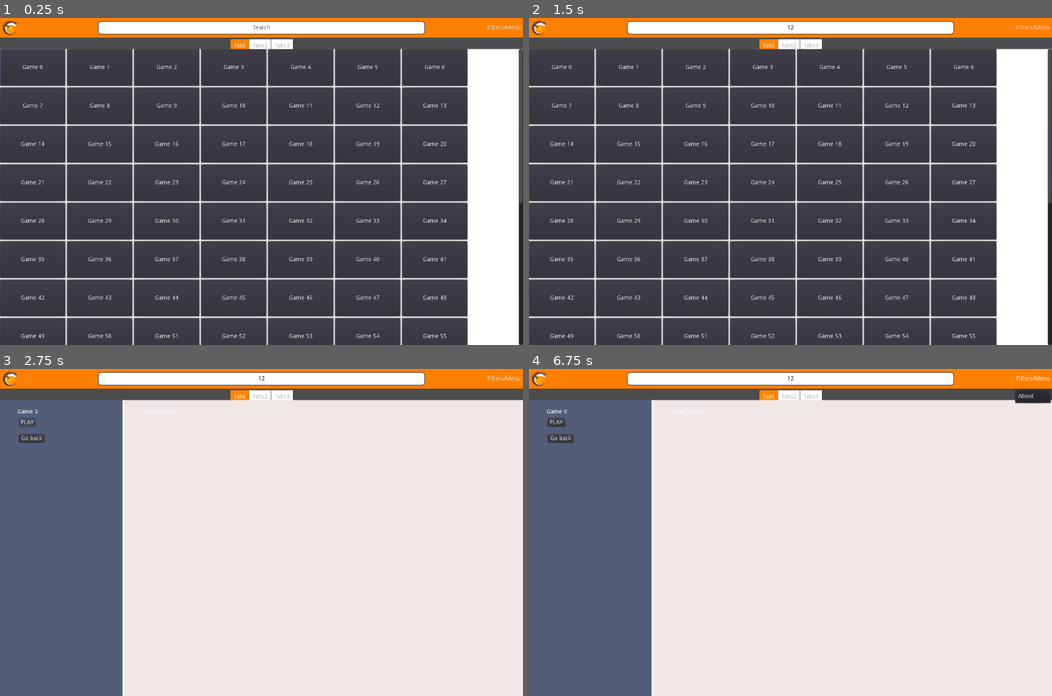
Above: before the commit, frames 1-4 (two rows, left to right).
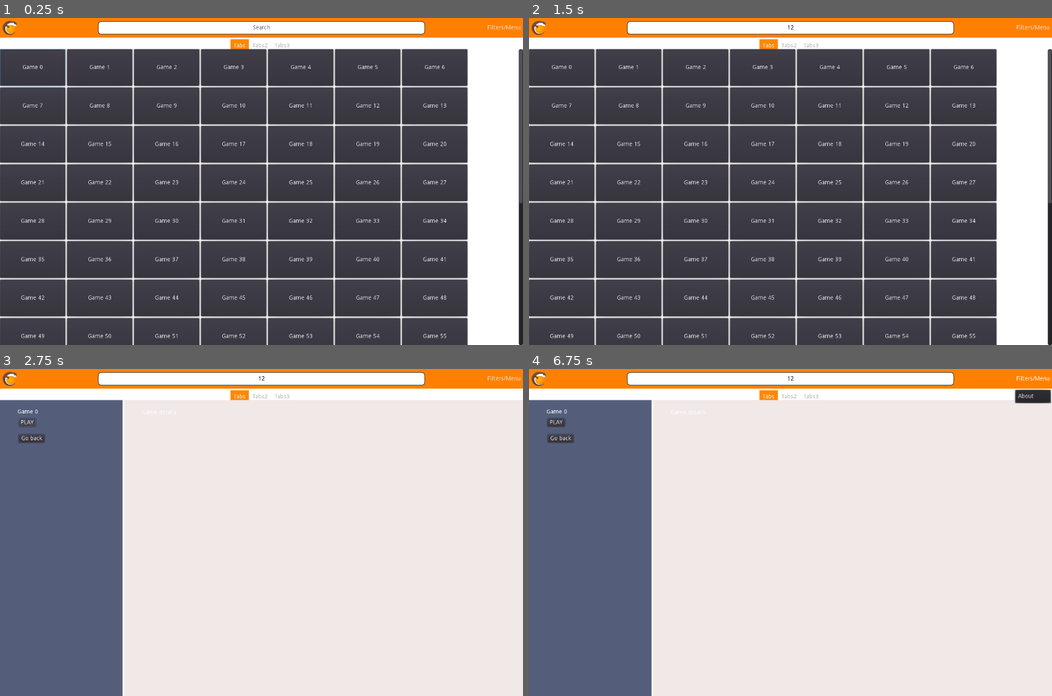
Above: after the commit, the same moments.

Repository: Buri/lutris-gamepad-ui
Game: Godot game, scene res://Root.tscn
Same seed, same stepped clock (60 frames per second), same inputs: the game is played once before the commit and once after it.
Inputs (mouse positions are in pixels of both pictures, inside the frame that each line leads up to):
- Up to frame 1 (0.25 s): no input
- Up to frame 2 (1.5 s): click (790, 27) at 0.52 s; type "12" at 0.6 s; click (539, 27) at 1.25 s
- Up to frame 3 (2.75 s): click "Game 0" at 2 s
- Up to frame 4 (6.75 s): click "PLAY" at 2.75 s; click "PLAY" at 3.5 s; click (539, 378) at 4.25 s; click (539, 378) at 5 s; click "PLAY" at 5.75 s; click "Filters/Menu" at 6.5 s

The runs differ from the first frame. In frame 1, 3.3% of the frame differs, in the area x 0-100%, y 6-10%; in frame 2, 3.3%; in frame 3, 3.3%; in frame 4, 3.0%.

Commit message:
Update settings

Diff:
--- a/project.godot
+++ b/project.godot
@@ -22,7 +22,12 @@
 
 config/name="Lutris-gamepad-ui"
 run/main_scene="res://Root.tscn"
+run/low_processor_mode=true
 config/icon="res://icon.png"
+
+[audio]
+
+default_clear_color=Color( 1, 1, 1, 1 )
 
 [autoload]
 
@@ -62,4 +67,7 @@
 
 [rendering]
 
+quality/driver/fallback_to_gles2=true
+quality/intended_usage/framebuffer_allocation=0
+environment/default_clear_color=Color( 1, 1, 1, 1 )
 environment/default_environment="res://default_env.tres"
